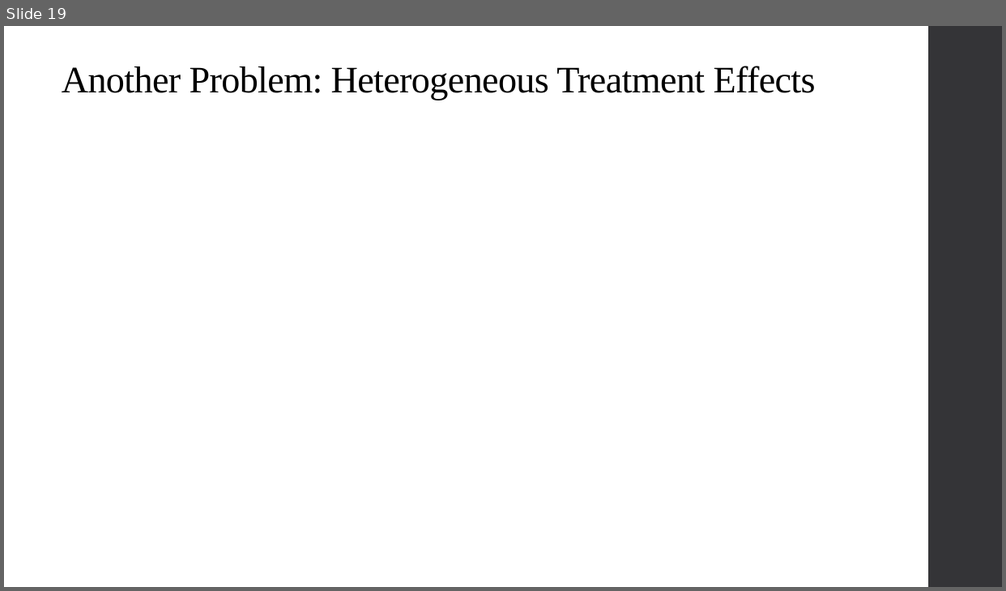
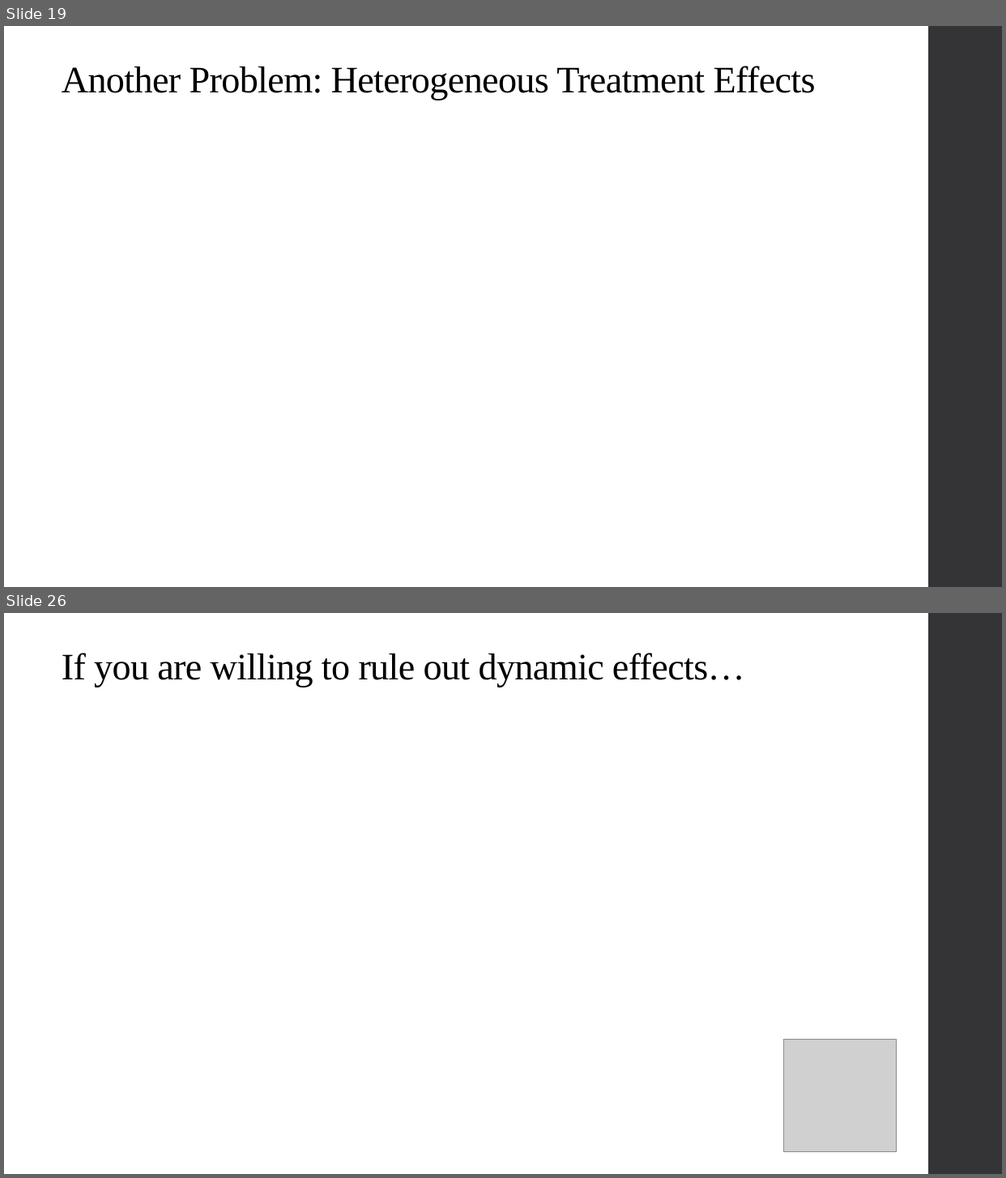
Before and after one commit to qiufei/fork-HAD5744, a slide deck: Lecture11_StaggeredAdoption/Lecture11_StaggeredAdoption_2022F.pptx. Shown one above the other, each under a label of ours: slide 19 before the commit, slides 19 and 26 after it; the slides between them are not shown. The pictures are 1006x591 and 1006x1178 pixels, drawn with LibreOffice and Linux fonts; fonts in the diff are those of the drawing; grey boxes stand for pictures. Boxes give left, top, right and bottom in pixels: in the first picture for what was removed or moved away, otherwise in the second. Text is boxed around its words. In the diff, an @@ line names an element or a change of style, - is before the commit and + after.

```diff
--- a/Lecture11_StaggeredAdoption/Lecture11_StaggeredAdoption_2022F.pptx
+++ b/Lecture11_StaggeredAdoption/Lecture11_StaggeredAdoption_2022F.pptx
@@ slide 26 added at [4, 613, 1002, 1174], background #FFFFFF; not listed: 1 template element that a slide beside it also shows @@
@@ title added at [62, 653, 745, 687], 36 pt, text #000000 @@
+If you are willing to rule out dynamic effects…
@@ picture added at [784, 1040, 897, 1152] @@
```
Also in this commit, not shown: 6 slides changed, 17 other slides added, 1 slide removed, 23 other files.
